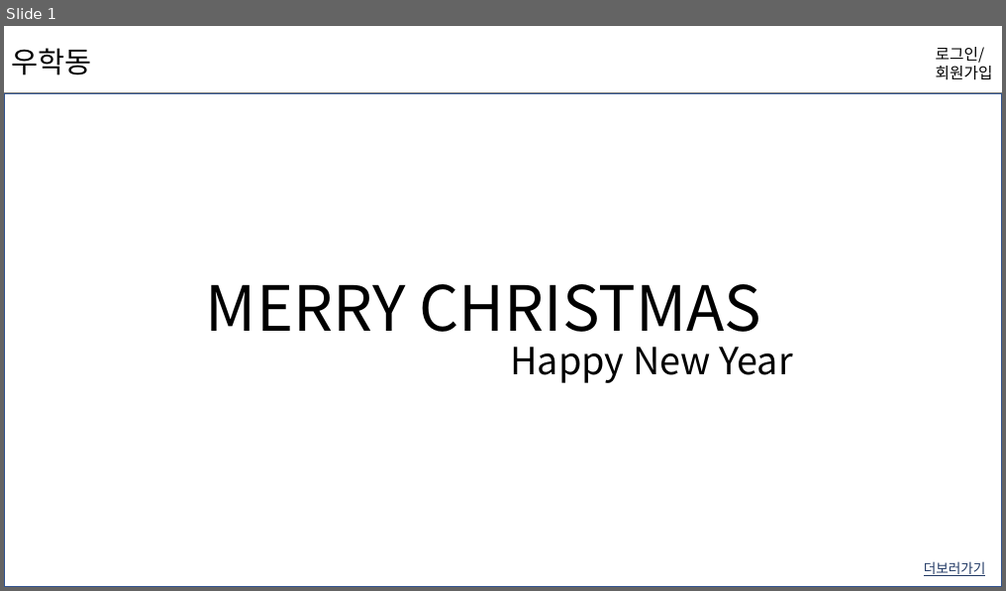
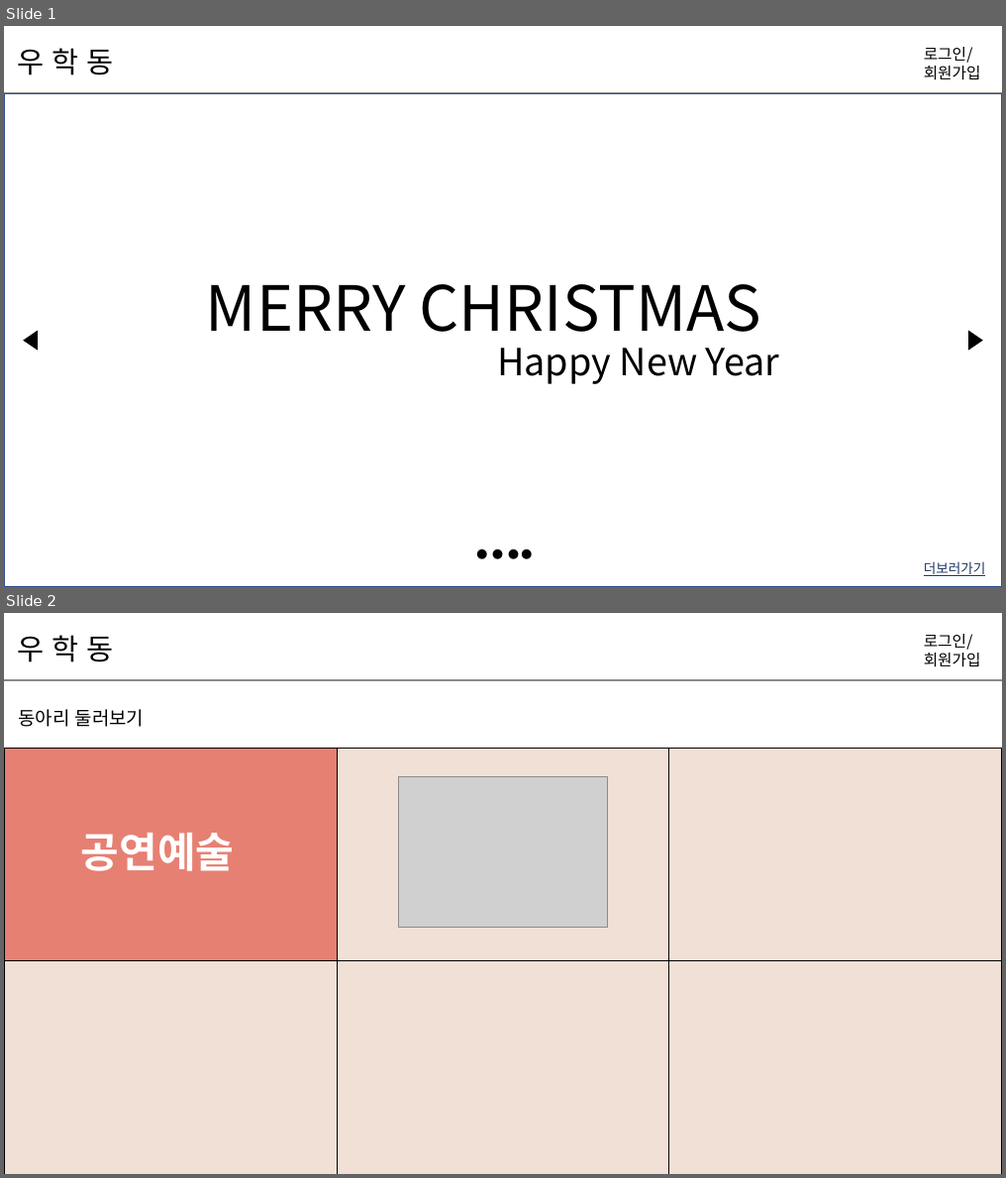
Before and after one commit to hyunniesss/ToyProject, a slide deck: document/와이어프레임/프레젠테이션1.pptx. Shown one above the other, each under a label of ours: slide 1 before the commit, slides 1 and 2 after it. The pictures are 1006x591 and 1006x1178 pixels, drawn with LibreOffice and Linux fonts; fonts in the diff are those of the drawing; grey boxes stand for pictures; background and template pictures are left out. Boxes give left, top, right and bottom in pixels: in the first picture for what was removed or moved away, otherwise in the second. Text is boxed around its words. In the diff, an @@ line names an element or a change of style, - is before the commit and + after.

```diff
--- a/document/와이어프레임/프레젠테이션1.pptx
+++ b/document/와이어프레임/프레젠테이션1.pptx
@@ slide 2 added at box(4, 613, 1002, 1174), background #FFFFFF @@
@@ text added at box(17, 635, 114, 663), 28 pt, text #000000 @@
+우 학 동
@@ text added at box(924, 634, 981, 667), 15 pt, text #000000 @@
+로그인/
+회원가입
@@ line added from (4, 680) to (1002, 680), #8B8A86 1.5 pt @@
@@ text added at box(18, 709, 145, 727), 18 pt, text #000000 @@
+동아리 둘러보기
@@ table added at box(4, 749, 1001, 1174), 2 rows, 3 columns @@
+ |  | 
+ |  | 
@@ picture added at box(45, 763, 285, 936) @@
@@ picture added at box(399, 777, 608, 927) @@
@@ text added at box(81, 833, 234, 871), 40 pt, text #FFFFFF, bold @@
+공연예술
@@ slide 1 changed as well @@
@@ text at box(17, 48, 114, 76): spaces changed @@
-우학동
+우 학 동
@@ text "로그인/": place and size @@
-text "로그인/" at box(936, 47, 993, 80)
+text "로그인/" at box(924, 47, 981, 80)
@@ triangle added at box(24, 331, 37, 349), fill #000000, outline #000000 1 pt @@
@@ text "Happy New Year": place and size @@
-text "Happy New Year" at box(510, 347, 793, 383)
+text "Happy New Year" at box(497, 348, 780, 384)
@@ triangle added at box(969, 331, 982, 349), fill #000000, outline #000000 1 pt @@
@@ text added at box(453, 545, 552, 566), 10.5 pt, text #000000 @@
+● ● ● ● ●
```
Also in this commit, not shown: 1 other slide added, 1 slide removed.
